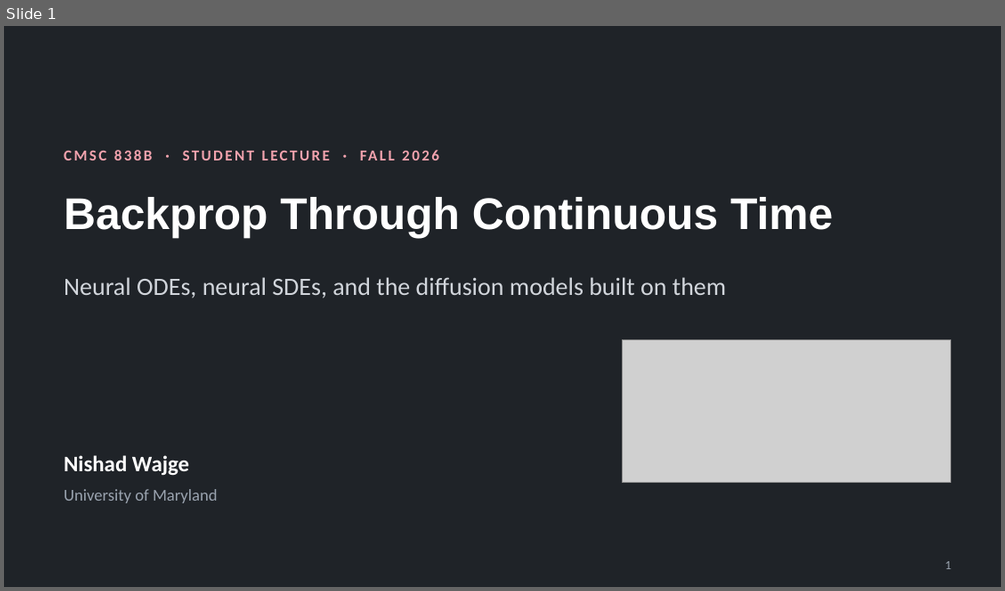
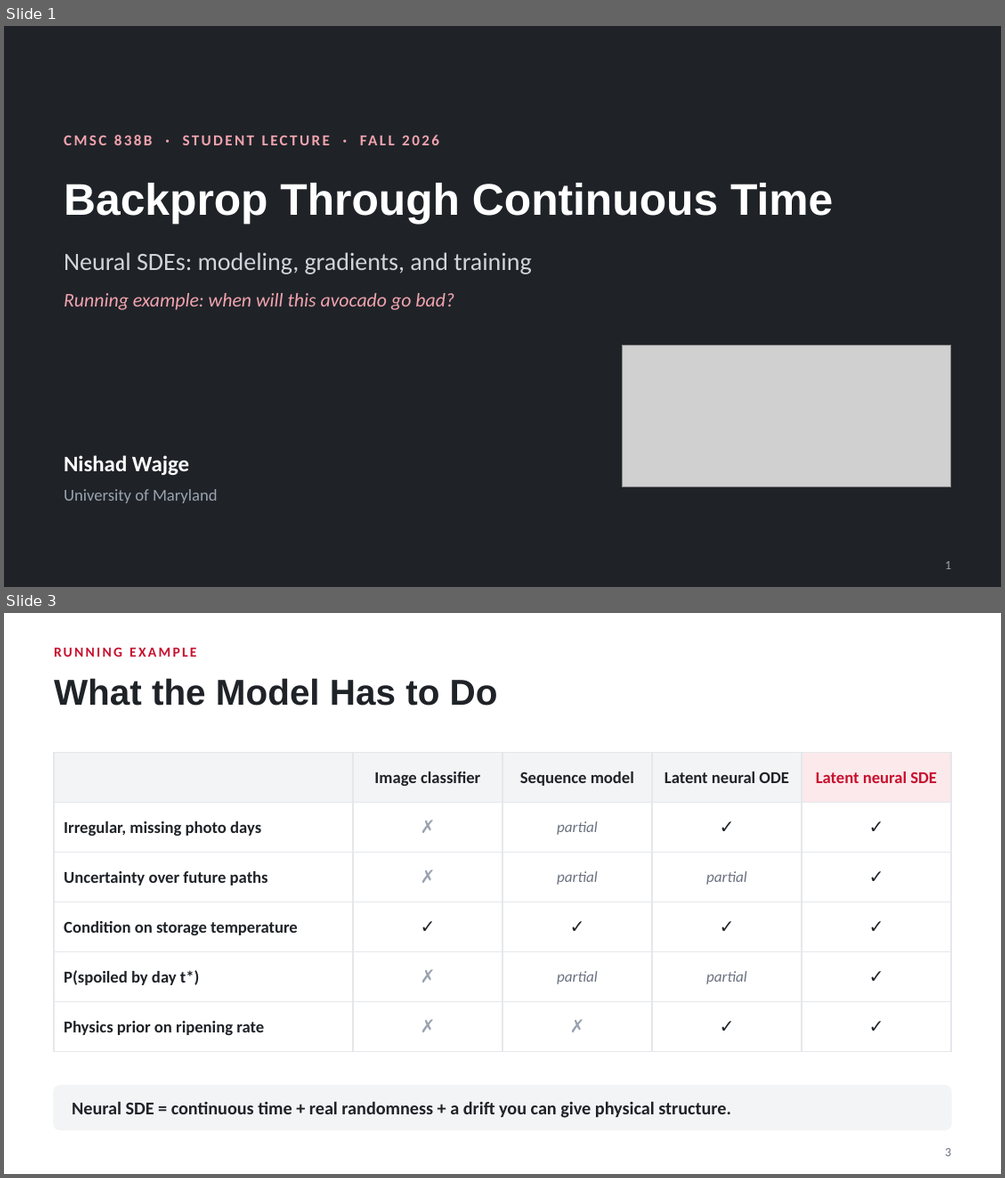
Before and after one commit to nishadw/neural-sde, a slide deck: lecture/neural_sde_lecture.pptx. Shown one above the other, each under a label of ours: slide 1 before the commit, slides 1 and 3 after it; the slides between them are not shown. The pictures are 1005x591 and 1005x1178 pixels, drawn with LibreOffice and Linux fonts; fonts in the diff are those of the drawing; grey boxes stand for pictures. Boxes give left, top, right and bottom in pixels: in the first picture for what was removed or moved away, otherwise in the second. Text is boxed around its words. In the diff, an @@ line names an element or a change of style, - is before the commit and + after.

```diff
--- a/lecture/neural_sde_lecture.pptx
+++ b/lecture/neural_sde_lecture.pptx
@@ slide 3 added at [4,613,1001,1174], background #FFFFFF @@
@@ text added at [54,647,196,657], 10 pt, text #C8102E, bold @@
+RUNNING EXAMPLE
@@ title added at [54,678,498,706], 26 pt, text #1F2328, bold @@
+What the Model Has to Do
@@ table added at [54,753,951,1038], 6 rows, 5 columns @@
+ | Image classifier | Sequence model | Latent neural ODE | Latent neural SDE
+Irregular, missing photo days | ✗ | partial | ✓ | ✓
+Uncertainty over future paths | ✗ | partial | partial | ✓
+Condition on storage temperature | ✓ | ✓ | ✓ | ✓
+P(spoiled by day t*) | ✗ | partial | partial | ✓
+Physics prior on ripening rate | ✗ | ✗ | ✓ | ✓
@@ rounded rectangle added at [54,1086,951,1129], fill #F3F4F6, outline #F3F4F6 1 pt @@
@@ text added at [72,1101,731,1118], 13 pt, text #1F2328, bold @@
+Neural SDE = continuous time + real randomness + a drift you can give physical structure.
@@ page number added at [945,1148,951,1156], 9 pt, text #6B7280 @@
+3
@@ slide 1 changed as well @@
@@ text "CMSC 838B · STUDENT LECTURE ...": place and size @@
-text "CMSC 838B · STUDENT LECTURE ..." at [64,145,941,176]
+text "CMSC 838B · STUDENT LECTURE ..." at [64,131,941,160]
@@ text "Backprop Through Continuous Time": place and size @@
-text "Backprop Through Continuous Time" at [64,197,833,239]
+text "Backprop Through Continuous Time" at [64,183,833,224]
@@ text at [64,252,531,274]: text changed @@
-Neural ODEs, neural SDEs, and the diffusion models built on them
+Neural SDEs: modeling, gradients, and training
@@ text added at [64,293,454,310], 14 pt, text #F2A3AE, italic @@
+Running example: when will this avocado go bad?
@@ picture: place and size @@
-picture at [622,340,951,483]
+picture at [622,345,951,488]
```
Also in this commit, not shown: 4 other slides changed, 20 other slides added, 12 slides removed, 4 other files.
